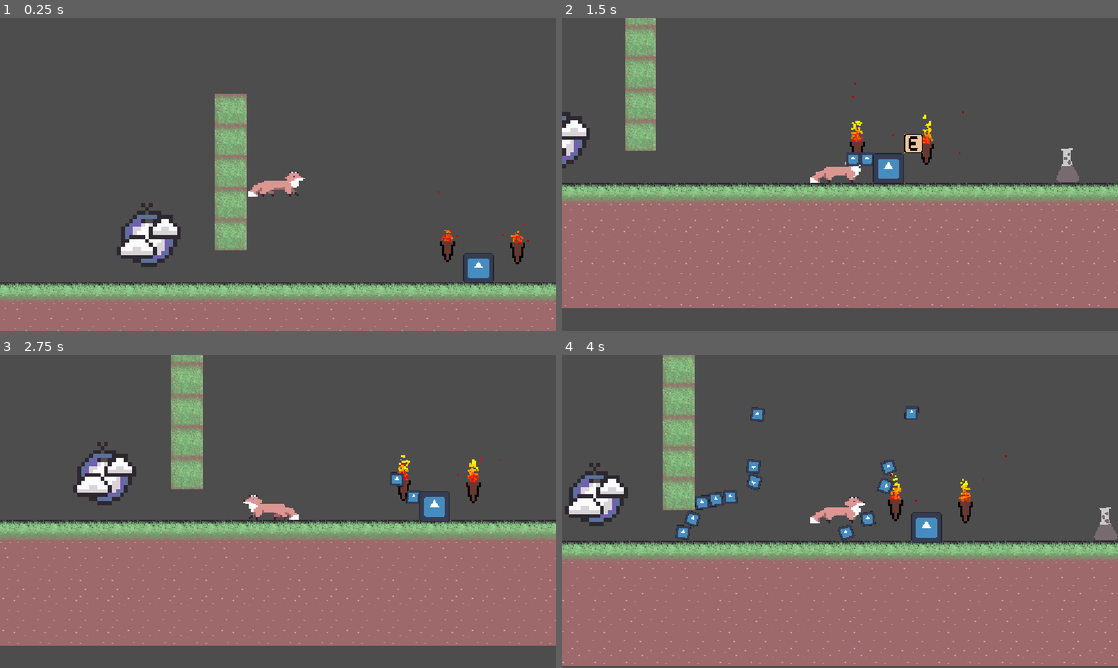
Above: before the commit, frames 1-4 (two rows, left to right).
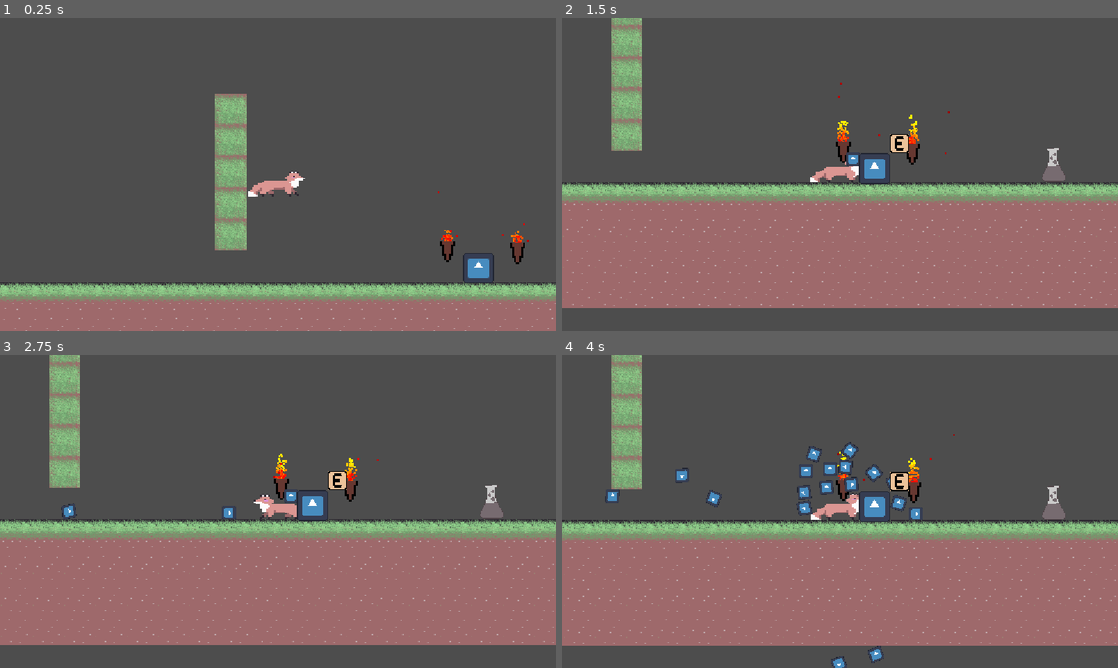
Above: after the commit, the same moments.

Repository: skueee/jame-gam-26
Game: Godot game, scene res://main.tscn
Same seed, same stepped clock (60 frames per second), same inputs: the game is played once before the commit and once after it. The engine's default icon, where the game draws it, is replaced by a stand-in: a white triangle on a blue panel in a dark square.
Inputs (mouse positions are in pixels of both pictures, inside the frame that each line leads up to):
- Up to frame 1 (0.25 s): no input
- Up to frame 2 (1.5 s): tap Enter at 0.5 s; move the mouse to (962, 158) at 0.52 s; hold Right (right) from 0.53 s (still down); tap Shift (bridge) at 0.6 s; click (962, 158) at 0.67 s; tap Up (up) at 0.77 s; tap Q (throw) at 0.8, 1.35 s; move the mouse to (728, 190) at 1.27 s
- Up to frame 3 (2.75 s): tap Up (up) at 1.52 s; tap Shift (bridge) at 1.55, 2.1 s; move the mouse to (333, 442) at 2.02 s; release Right (right) at 2.03 s; hold Left (left) from 2.03 s (still down); tap Q (throw) at 2.3 s
- Up to frame 4 (4 s): move the mouse to (812, 574) at 2.77 s; release Left (left) at 2.78 s; hold Right (right) from 2.78 s (still down); tap Space (continue) at 2.85 s; click (812, 574) at 2.92 s; tap Up (up) at 3.02, 3.77 s; tap Shift (bridge) at 3.05 s; move the mouse to (1006, 558) at 3.52 s; tap Down (shield) at 3.6 s; tap Q (throw) at 3.8 s

The runs differ from the first frame. In frame 1, 1.5% of the frame differs, in the area x 21-33%, y 59-80%; in frame 2, 7.7%; in frame 3, 12%; in frame 4, 29%, in the area x 0-100%, y 0-100%.

Commit message:
reverting cloudpotion :( thats bc of conflicts

Diff:
--- a/cloudpotion.tscn
+++ /dev/null
@@ -1,30 +0,0 @@
-[gd_scene format=3 uid="uid://5mxqg4igecw4"]
-
-[ext_resource type="Texture2D" uid="uid://cjvvujjkivana" path="res://cloudpotion.png" id="1_c3d1n"]
-
-[sub_resource type="GDScript" id="GDScript_wmg3h"]
-script/source = "extends Area2D
-
-
-func _on_body_entered(body: Node2D) -> void:
-	if body.name == \"player\":
-		body.enable_bridge()
-		queue_free()
-"
-
-[sub_resource type="CircleShape2D" id="CircleShape2D_tsws6"]
-radius = 15.0
-
-[node name="Cloud_Potion" type="Area2D" unique_id=1880108381]
-script = SubResource("GDScript_wmg3h")
-
-[node name="Sprite2D" type="Sprite2D" parent="." unique_id=1430926182]
-position = Vector2(1.9073486e-06, 1.9073486e-06)
-scale = Vector2(2.0625, 2.0625)
-texture = ExtResource("1_c3d1n")
-
-[node name="CollisionShape2D" type="CollisionShape2D" parent="." unique_id=1622333489]
-position = Vector2(0, 1)
-shape = SubResource("CircleShape2D_tsws6")
-
-[connection signal="body_entered" from="." to="." method="_on_body_entered"]
--- a/main.tscn
+++ b/main.tscn
@@ -9,7 +9,6 @@
 [ext_resource type="PackedScene" uid="uid://b4mxlk2it25gx" path="res://torch.tscn" id="5_lquwl"]
 [ext_resource type="PackedScene" uid="uid://dhceoonaopdoa" path="res://assets/potion/potion.tscn" id="6_7mycd"]
 [ext_resource type="PackedScene" uid="uid://cja51vxeisg5k" path="res://dropzone.tscn" id="7_272bh"]
-[ext_resource type="PackedScene" uid="uid://5mxqg4igecw4" path="res://cloudpotion.tscn" id="10_4c57u"]
 
 [sub_resource type="TileSetAtlasSource" id="TileSetAtlasSource_kek77"]
 texture = ExtResource("2_5vw27")
@@ -76,16 +75,9 @@
 [node name="Dropzone" parent="." unique_id=12974247 instance=ExtResource("7_272bh")]
 position = Vector2(61, 279)
 
+[node name="enemy" parent="." unique_id=1733318048 instance=ExtResource("3_kek77")]
+position = Vector2(948, 7)
+
 [node name="player" parent="." unique_id=1888012525 instance=ExtResource("1_ig7tw")]
 
-[node name="enemy" parent="." unique_id=1733318048 instance=ExtResource("3_kek77")]
-position = Vector2(1049, 10)
-
-[node name="Cloud_Potion" parent="." unique_id=1880108381 instance=ExtResource("10_4c57u")]
-position = Vector2(351, -91)
-
-[node name="Cloud_Potion2" parent="." unique_id=1642128399 instance=ExtResource("10_4c57u")]
-position = Vector2(-67, 57)
-
-[node name="Cloud_Potion3" parent="." unique_id=2132586286 instance=ExtResource("10_4c57u")]
-position = Vector2(653, -87)
+[editable path="enemy"]
--- a/player.gd
+++ b/player.gd
@@ -19,35 +19,26 @@
 var last_direction := 1
 var direction := 1.0
 var jump := false
-var can_throw = true
+var can_bridge_throw = true
 var can_shield = true
-var can_bridge = false
 
-@onready var throw_timer = $Timer
+@onready var bridge_throw_timer = $Timer
 @onready var shield_timer = $Timer2
-@onready var bridge_timer: Timer = $Timer3
 
 
 func _ready() -> void:
-	throw_timer.wait_time = bridge_throw_cd
-	throw_timer.timeout.connect(allow)
-	throw_timer.start()
+	bridge_throw_timer.wait_time = bridge_throw_cd
+	bridge_throw_timer.timeout.connect(allow)
+	bridge_throw_timer.start()
 	shield_timer.timeout.connect(allow_shield)
-	bridge_timer.timeout.connect(disable_bridge)
 
-func enable_bridge():
-	can_bridge = true
-	bridge_timer.start()
-
-func disable_bridge():
-	can_bridge = false
 
 func allow_shield():
 	can_shield = true
 
 
 func allow():
-	can_throw = true
+	can_bridge_throw = true
 
 
 func _physics_process(_delta: float) -> void:
@@ -75,10 +66,10 @@
 
 func bridge():
 	if Input.is_action_just_pressed("bridge"):
-		if not can_bridge:
+		if not can_bridge_throw:
 			return
-
-
+		can_bridge_throw = false
+		bridge_throw_timer.start()
 		var bridgeable: PackedScene = load("res://bridgeable.tscn")
 		var bridge_instance: RigidBody2D = bridgeable.instantiate()
 		bridge_instance.global_position = Vector2(global_position.x, global_position.y + 10)
@@ -90,10 +81,10 @@
 
 func attack():
 	if Input.is_action_just_pressed("throw"):
-		if not can_throw:
+		if not can_bridge_throw:
 			return
-		can_throw = false
-		throw_timer.start()
+		can_bridge_throw = false
+		bridge_throw_timer.start()
 		var throwable: PackedScene = load("res://throwable.tscn")
 		var potion: RigidBody2D = throwable.instantiate()
 		potion.global_position = Vector2(global_position.x - (0 if last_direction == 1 else 5), global_position.y -3)
--- a/player.tscn
+++ b/player.tscn
@@ -84,6 +84,3 @@
 
 [node name="Timer2" type="Timer" parent="." unique_id=80709999]
 wait_time = 5.0
-
-[node name="Timer3" type="Timer" parent="." unique_id=1958093591]
-wait_time = 20.0
Binary file removed: cloudpotion.png
Not shown, removed: cloudpotion.png.import
